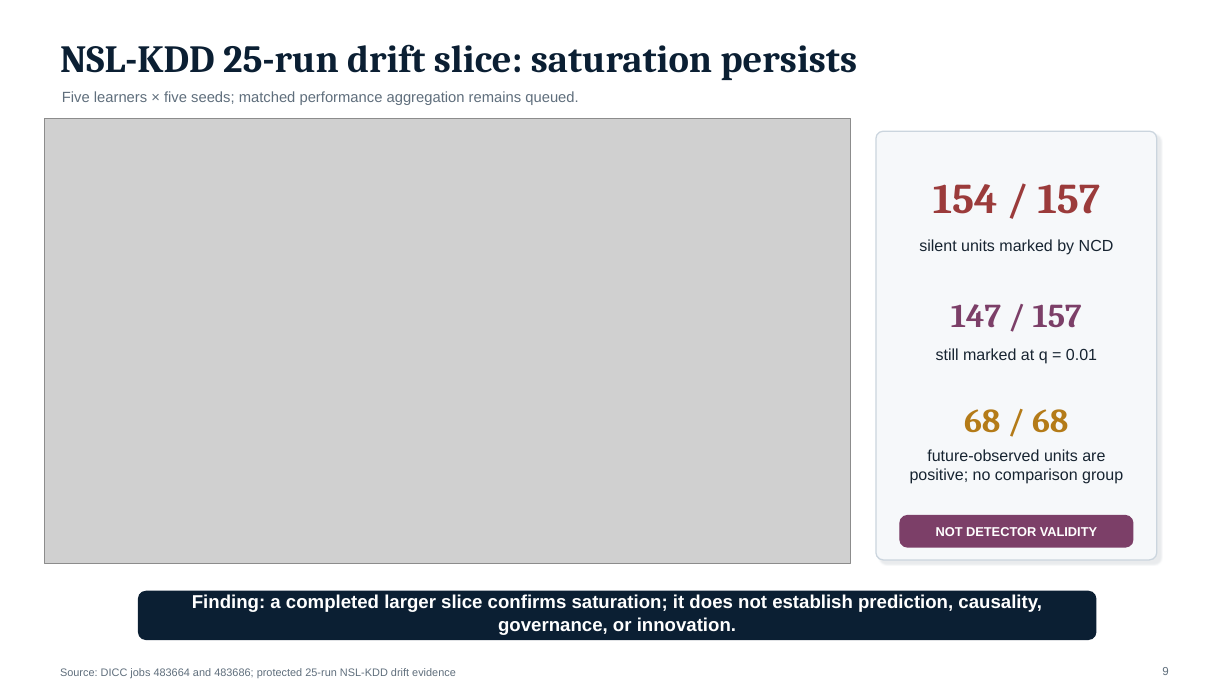
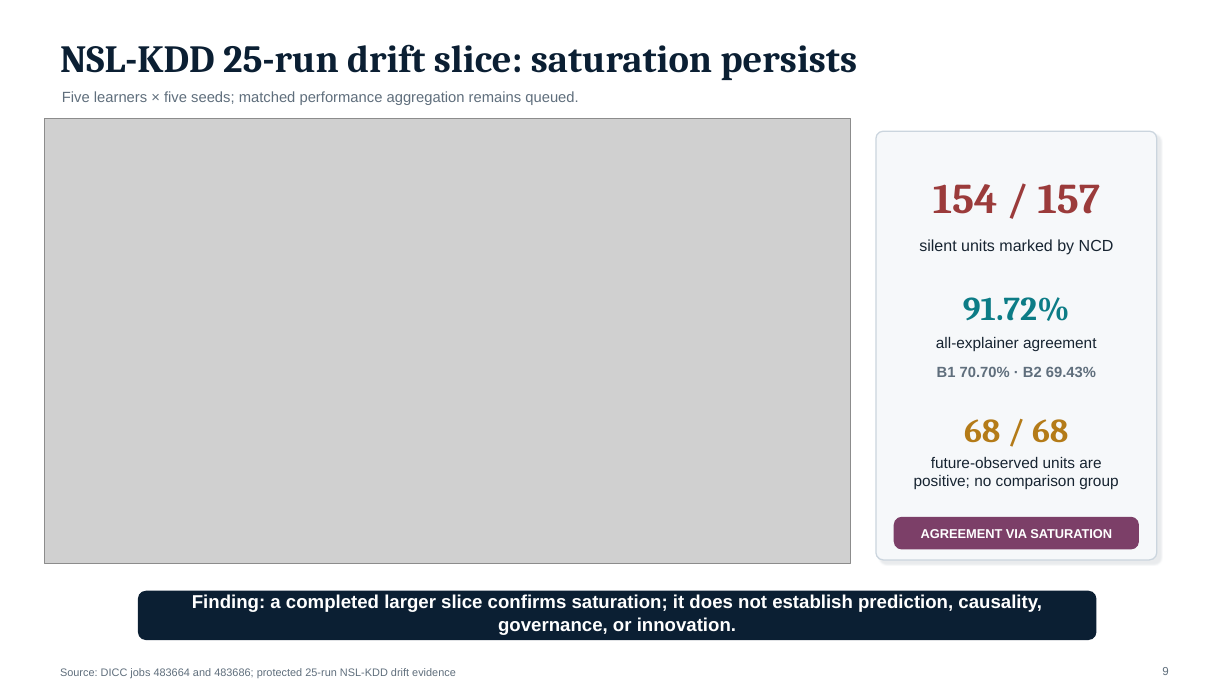
Before and after one commit to 1838904818/Class-IL, a slide deck: slide 9 of presentations/2026-10-10/NCD_Evidence_Update_2026-10-10.pptx. Drawn at 1232x693 pixels with LibreOffice and Linux fonts; fonts in the diff are those of the drawing; grey boxes stand for pictures. Boxes give left, top, right and bottom in pixels: in the first picture for what was removed or moved away, otherwise in the second. Text is boxed around its words. In the diff, an @@ line names an element or a change of style, - is before the commit and + after.

Commit message:
Report NSL cross-explainer saturation

```diff
--- a/presentations/2026-10-10/NCD_Evidence_Update_2026-10-10.pptx
+++ b/presentations/2026-10-10/NCD_Evidence_Update_2026-10-10.pptx
@@ text added at box(963, 297, 1070, 321), 26 pt, text #0C7C86, bold @@
+91.72%
@@ text removed at box(951, 304, 1082, 328) @@
-147 / 157
@@ text removed at box(936, 348, 1097, 364) @@
-still marked at q = 0.01
@@ text added at box(936, 337, 1096, 351), 12 pt, text #172431 @@
+all-explainer agreement
@@ text added at box(937, 366, 1096, 377), 11.5 pt, text #5F6E7C, bold @@
+B1 70.70% · B2 69.43%
@@ text "68 / 68": place and size @@
-text "68 / 68" at box(964, 409, 1068, 433)
+text "68 / 68" at box(964, 419, 1068, 443)
@@ text "future-observed units are positive; no ...": place and size @@
-text "future-observed units are positive; no ..." at box(910, 449, 1123, 484)
+text "future-observed units are positive; no ..." at box(914, 457, 1118, 489)
@@ text "future-observed units are positive; no ..." at box(914, 457, 1118, 489): size 12.5 to 12 pt @@
@@ rounded rectangle: place and size @@
-rounded rectangle at box(900, 516, 1133, 547)
+rounded rectangle at box(895, 518, 1139, 549)
@@ text added at box(921, 529, 1112, 538), 10 pt, text #FFFFFF, bold @@
+AGREEMENT VIA SATURATION
@@ text removed at box(936, 527, 1097, 536) @@
-NOT DETECTOR VALIDITY
```
Also in this commit, not shown: 3 other files.
